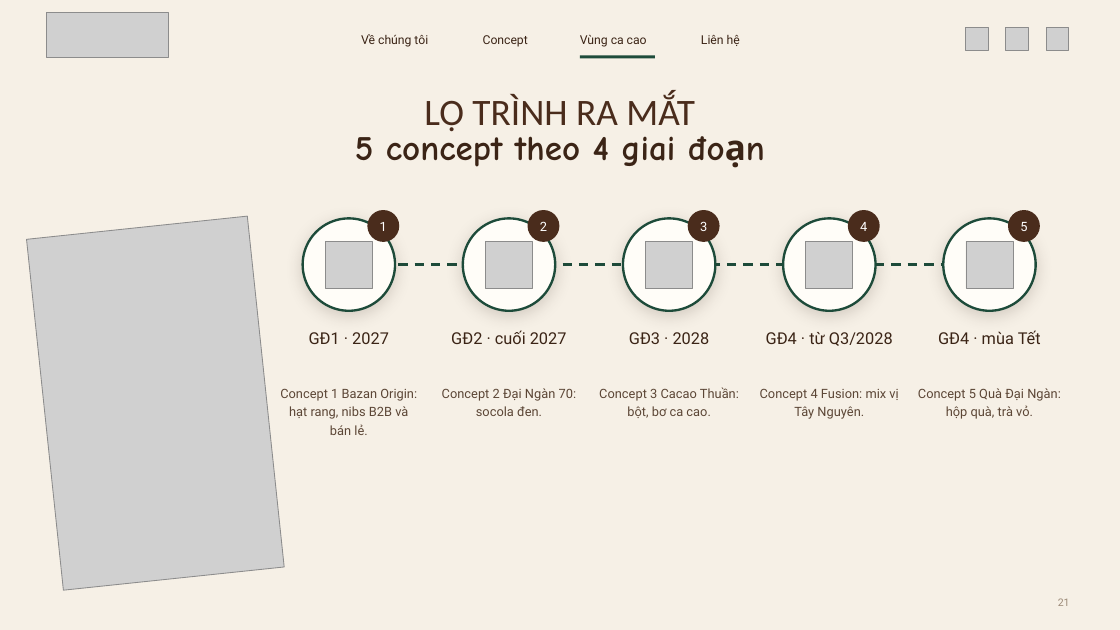
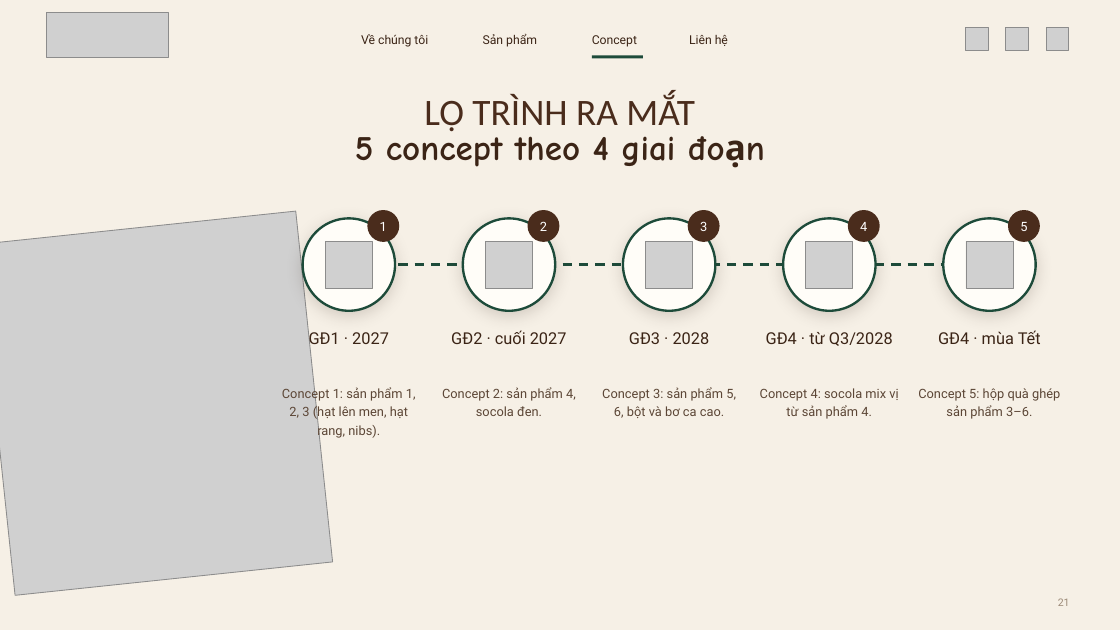
Before and after one commit to dakojsc-maker/ATL--DAKO, a slide deck: slide 21 of heragrain-cacao/1-concept-san-pham/Heragrain-Cacao_5-concept-san-pham.pptx. Drawn at 1120x630 pixels with LibreOffice and Linux fonts; fonts in the diff are those of the drawing; grey boxes stand for pictures; background and template pictures are left out. Boxes give left, top, right and bottom in pixels: in the first picture for what was removed or moved away, otherwise in the second. Text is boxed around its words. In the diff, an @@ line names an element or a change of style, - is before the commit and + after.

```diff
--- a/heragrain-cacao/1-concept-san-pham/Heragrain-Cacao_5-concept-san-pham.pptx
+++ b/heragrain-cacao/1-concept-san-pham/Heragrain-Cacao_5-concept-san-pham.pptx
@@ text "Concept": place and size @@
-text "Concept" at [483, 35, 528, 47]
+text "Concept" at [592, 35, 637, 47]
@@ text "Liên hệ": place and size @@
-text "Liên hệ" at [701, 35, 740, 46]
+text "Liên hệ" at [689, 35, 728, 46]
@@ text added at [483, 34, 537, 47], 10.5 pt, text #3B2416 @@
+Sản phẩm
@@ text removed at [580, 35, 647, 47] @@
-Vùng ca cao
@@ rectangle: place and size @@
-rectangle at [580, 55, 655, 59]
+rectangle at [592, 55, 644, 59]
@@ picture: place and size @@
-picture at [27, 216, 284, 590]
+picture at [0, 211, 333, 595]
@@ text at [282, 387, 416, 439]: text changed @@
-Concept 1 Bazan Origin: hạt rang, nibs B2B và bán lẻ.
+Concept 1: sản phẩm 1, 2, 3 (hạt lên men, hạt rang, nibs).
@@ text at [442, 387, 576, 416]: text changed @@
-Concept 2 Đại Ngàn 70: socola đen.
+Concept 2: sản phẩm 4, socola đen.
@@ text at [602, 387, 736, 418]: text changed @@
-Concept 3 Cacao Thuần: bột, bơ ca cao.
+Concept 3: sản phẩm 5, 6, bột và bơ ca cao.
@@ text at [760, 388, 898, 419]: text changed @@
-Concept 4 Fusion: mix vị Tây Nguyên.
+Concept 4: socola mix vị từ sản phẩm 4.
@@ text at [918, 388, 1060, 419]: text changed @@
-Concept 5 Quà Đại Ngàn: hộp quà, trà vỏ.
+Concept 5: hộp quà ghép sản phẩm 3–6.
```
Also in this commit, not shown: 22 other slides changed, 3 slides added, 3 slides removed, 16 other files.
